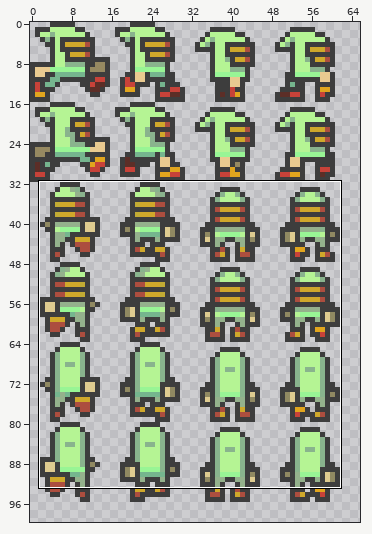
File history of a sprite sheet, player.png. The first picture is a wide view before the edit; the outline marks the close-up.
Close-up. Old version:
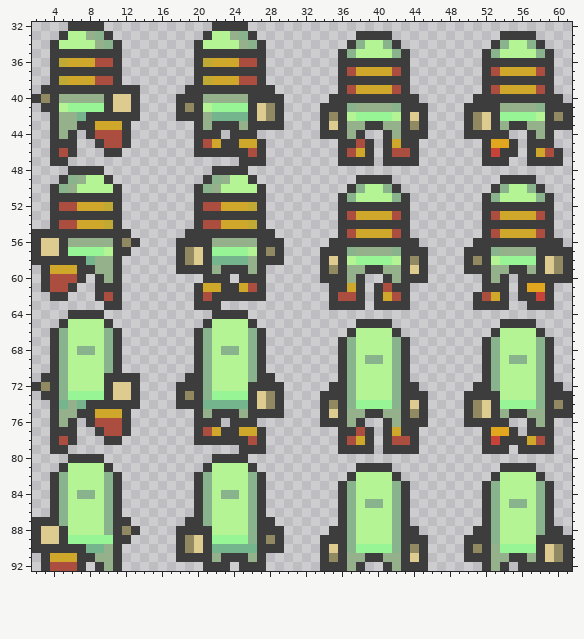
The file is 600x200 pixels. Colours within 5 levels of each other are drawn and written as one. Shown: x 2..61, y 32..92. The wide view leaves out empty margins.
The same view after the edit:
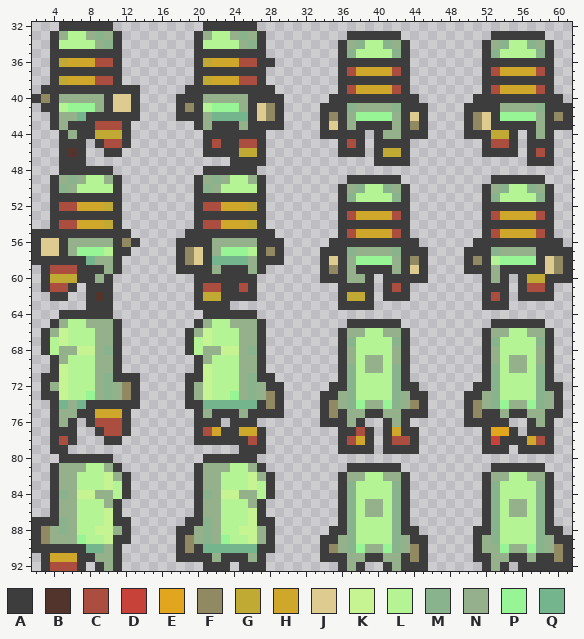
Palette (. is transparent): A #3d3d3d  B #52342c  C #ac4e3f  D #c74239  E #e1a51e  F #908962  G #c1aa34  H #cfa82b  J #decb90  K #c6f493  L #b5f494  M #89b38d  N #94b18c  P #98f595  Q #75b58e
The edit:
Changed rows in their new state; - is an unchanged pixel.
first column x 4:
32 -A----A----------A----A---------------------------------
33 AN----NA--------AN----NA---------A----A----------A----A-
34 --------------------------------AN----NA--------AN----NA
36 ------------------------A-------------------------------
first column x 4:
41 -----N---------------N-----------------------------------
42 ---------------------------------N----N---------------N--
43 --A--CCC--------------------------A--A------------A--A---
44 .ANA-GGG--------.--A---A---------A--AN-----------GGA-----
45 .--A------------.AC--CC----------CA.A-A-.--------CC------
46 .ABA------------.----GG----------AA.AGGA.--------A----CA.
47 .-AA----------------A-----------....A---.-------...-----.
48 -A----A----------A----A----------------------------------
49 AN----NA--------AN----NA---------A----A----------A----A--
50 --------------------------------AN----NA--------AN----NA-
first column x 2:
57 ----N---------------N---------------------------------------
58 -----------------------------------N----N-------------------
59 --CCC--A----------------------------A--A------------A--A----
60 --GGG-ANA.--------A---A--.----------NA--A--------------GG---
61 ------A--.---------CC--CA.-------.-A-A.AC--------------CC---
62 ------ABA.---------GG----.-------.AGGA.AA--------.AC----A---
63 ------AA-.-----------A-----------.---A....-------.-----...--
64 ---A----A----------A----A-----------------------------------
65 --AN--NNNA--------AN--NNNA---------A----A----------A----A---
66 -ANK---NN--------ANK---NN---------ANN--NNA--------ANN--NNA--
67 -ALK---NN--------ALK---NN-----------------------------------
68 -ALNNKKN---------ALNNKKN-----------N----N----------N----N---
69 ---N---NN----------N---NN----------N-NN-N----------N-NN-N---
70 ---K---NN----------K---NN------------NN--------------NN-----
71 ---K---NM----------K---N------------------------------------
72 .ANK---NMNF-----.-NK---NMN----------------------------------
73 ---KLL-NMNF-----.ANKLL-NMN--------N------N--------NM-----N-.
74 ----------------.-------QA--------N--NN--NF-------NM-NN--NA.
75 ---------------------------------F--------A-------A--------.
76 ------------------------------------------..----------------
first column x 3:
80 --A----A----------A----A---------------------------------
81 -ANNN--NA--------ANNN--NA---------A----A----------A----A-
82 --NN---KNA--------NN---KNA-------ANN--NNA--------ANN--NNA
83 --NN---KLA--------NN---KLA-------------------------------
84 ---NKKNNLA---------NKKNNLA-------------------------------
85 --NN---N----------NN---N------------NN--------------NN---
86 --NN---K----------NN---K------------NN--------------NN---
87 ---N---K-----------N---K---------------------------------
88 FNMN--KKNA.------NMN--KKN-.------------------------------
89 FNNN-LLK---------NMN-LLKNA.------N------N------.-N-----MN
90 -----------------AQ-------.-----FN--NN--N------.AN--NN-MN
91 --------------------------------A--------F-----.--------A
92 -------------------------------..------------------------
